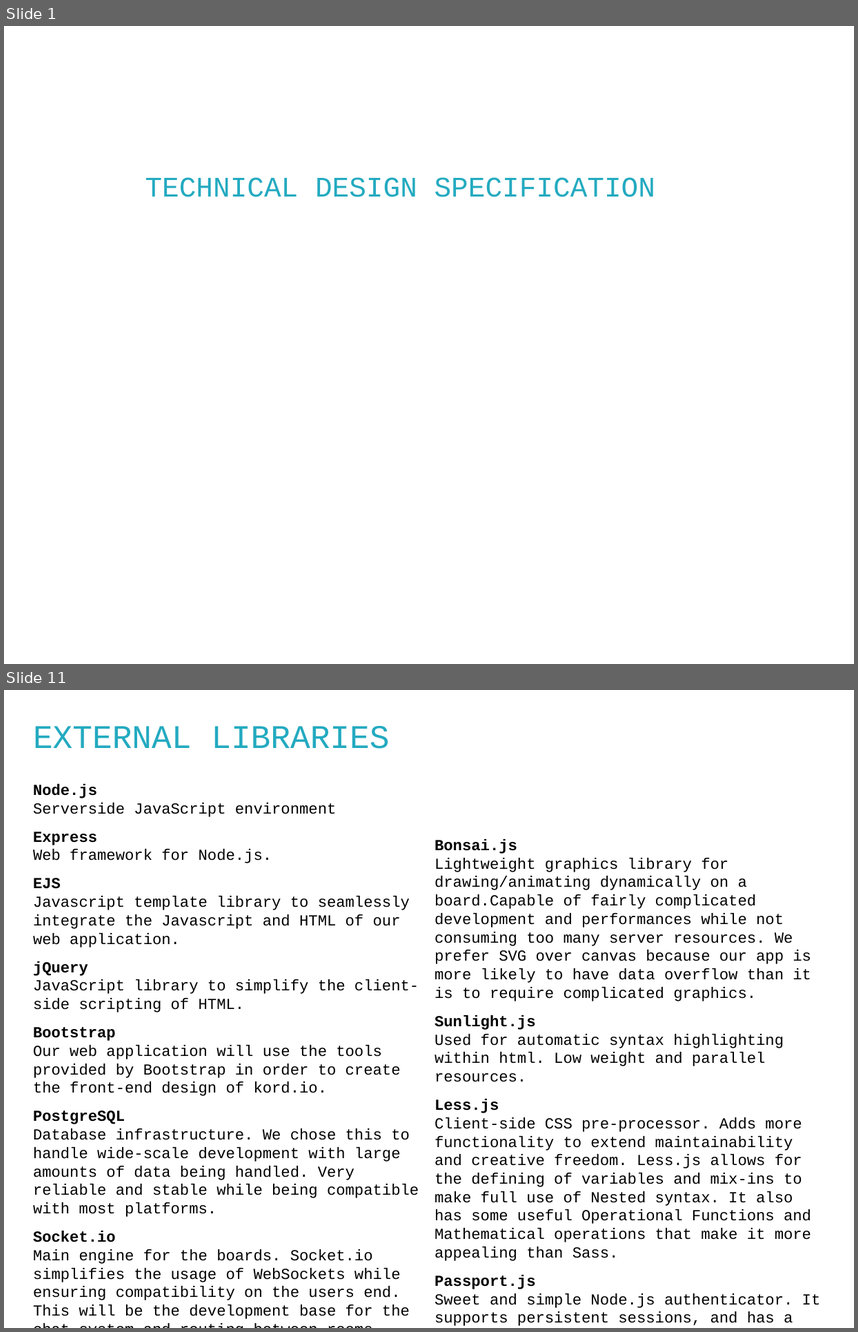
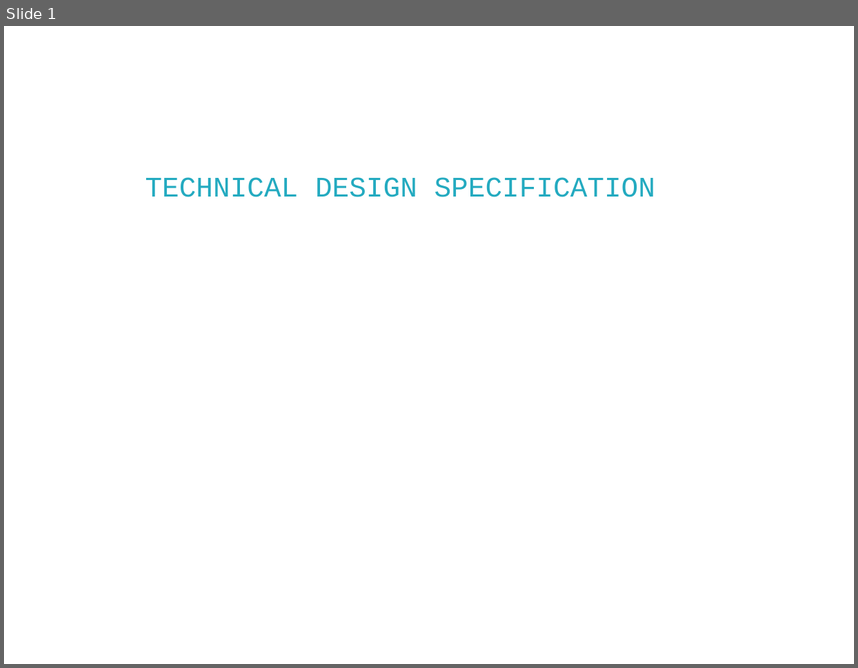
Before and after one commit to jamesyanyuk/Kord, a slide deck: docs/diagrams/powerpoint/dspec.pptx. Shown one above the other, each under a label of ours: slides 1 and 11 before the commit, slide 1 after it; the slides between them are not shown. The pictures are 858x1332 and 858x668 pixels, drawn with LibreOffice and Linux fonts; fonts in the diff are those of the drawing; background and template pictures are left out. Boxes give left, top, right and bottom in pixels: in the first picture for what was removed or moved away, otherwise in the second. Text is boxed around its words. In the diff, an @@ line names an element or a change of style, - is before the commit and + after.

```diff
--- a/docs/diagrams/powerpoint/dspec.pptx
+++ b/docs/diagrams/powerpoint/dspec.pptx
@@ slide 11 removed at [4,690,854,1328], background picture (left out) @@
@@ text removed at [33,726,389,749] @@
-EXTERNAL LIBRARIES
@@ text removed at [33,784,821,1325] @@
-Node.js
-Serverside JavaScript environment
-Express
-Web framework for Node.js.
-EJS
-Javascript template library to seamlessly integrate the Javascript and HTML of our web application.
-jQuery
-JavaScript library to simplify the client-side scripting of HTML.
-Bootstrap
-Our web application will use the tools provided by Bootstrap in order to create the front-end design of kord.io.
-PostgreSQL
-Database infrastructure. We chose this to handle wide-scale development with large amounts of data being handled. Very reliable and stable while being compatible with most platforms.
-Socket.io
-Main engine for the boards. Socket.io simplifies the usage of WebSockets while ensuring compatibility on the users end. This will be the development base for the chat system and routing between rooms.
-Bonsai.js
-Lightweight graphics library for drawing/animating dynamically on a board.Capable of fairly complicated development and performances while not consuming too many server resources. We prefer SVG over canvas because our app is more likely to have data overflow than it is to require complicated graphics.
-Sunlight.js
-Used for automatic syntax highlighting within html. Low weight and parallel resources.
-Less.js
-Client-side CSS pre-processor. Adds more functionality to extend maintainability and creative freedom. Less.js allows for the defining of variables and mix-ins to make full use of Nested syntax. It also has some useful Operational Functions and Mathematical operations that make it more appealing than Sass.
-Passport.js
-Sweet and simple Node.js authenticator. It supports persistent sessions, and has a dynamic scope. Handles large amounts of users with easy handling of success/failure and has a lightweight code base.
```
Also in this commit, not shown: 8 slides changed, 3 slides added, 2 other slides removed.
